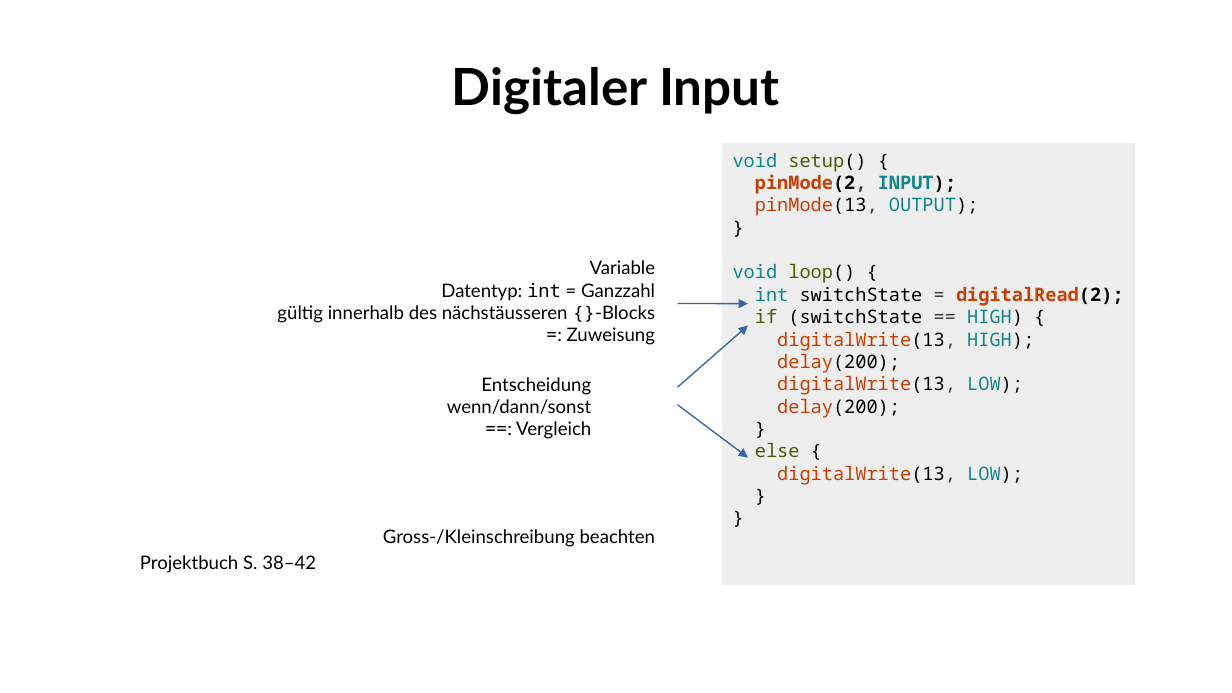
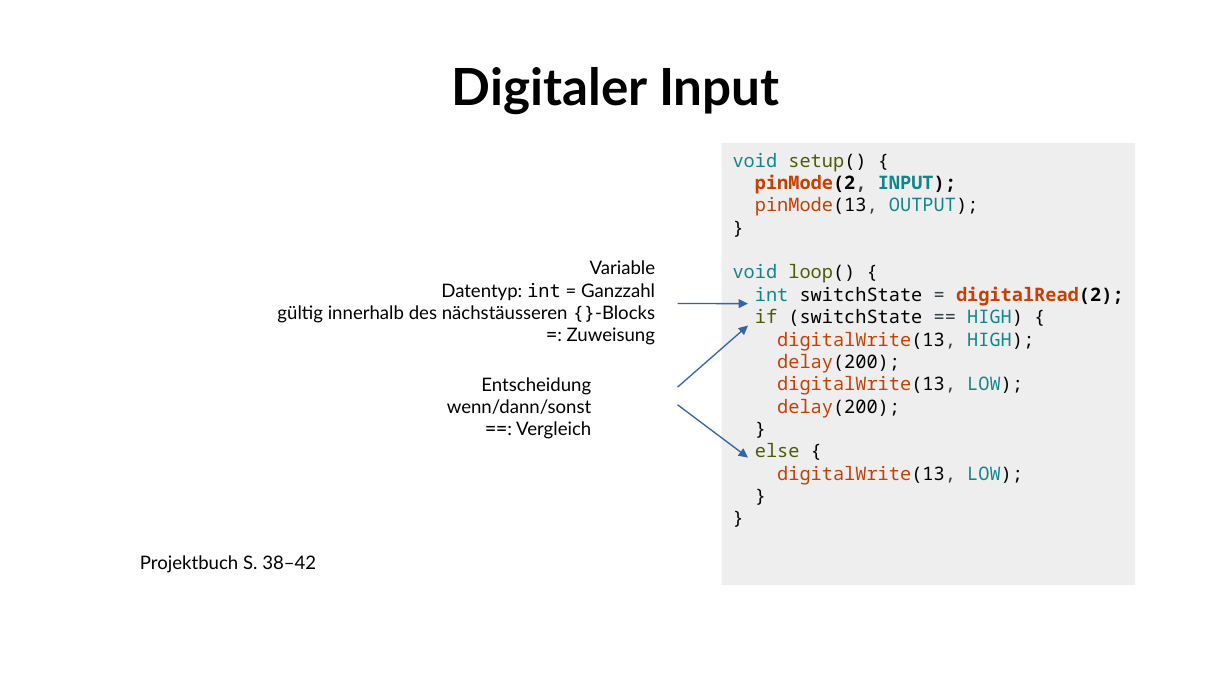
Before and after one commit to fablabwinti/workshop-arduino-1, a slide deck: slide 15 of ArduinoI.odp. Drawn at 1232x693 pixels with LibreOffice and Linux fonts; fonts in the diff are those of the drawing; background and template pictures are left out. Boxes give left, top, right and bottom in pixels: in the first picture for what was removed or moved away, otherwise in the second. Text is boxed around its words. In the diff, an @@ line names an element or a change of style, - is before the commit and + after.

```diff
--- a/ArduinoI.odp
+++ b/ArduinoI.odp
@@ text removed at [383, 529, 655, 547] @@
-Gross-/Kleinschreibung beachten
```
Also in this commit, not shown: 1 other slide changed.
